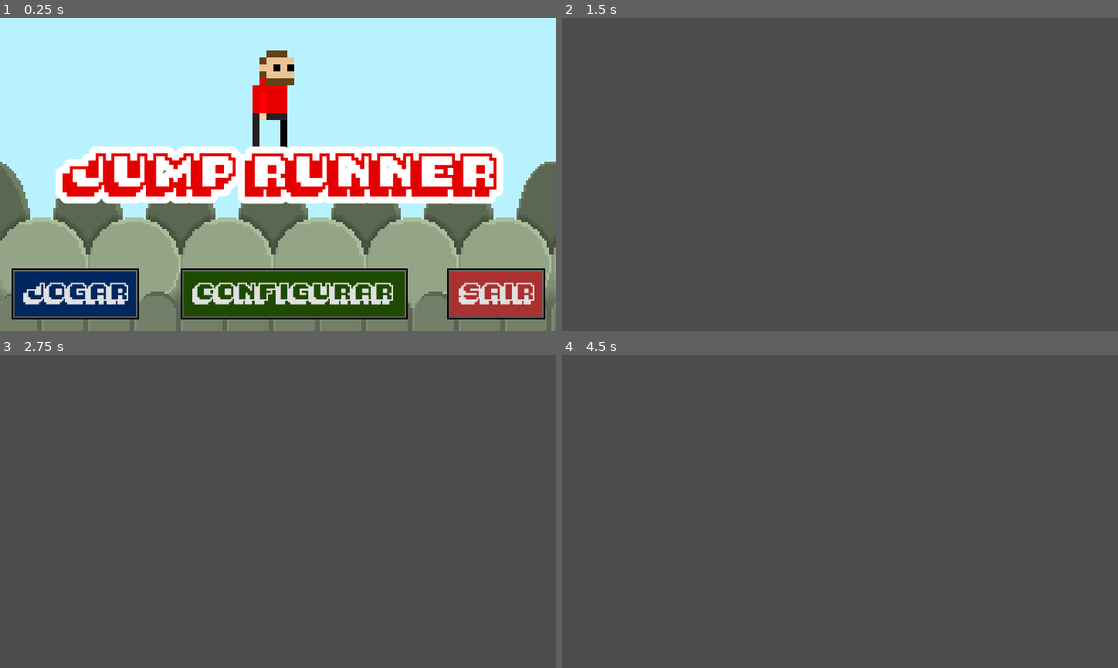
Above: before the commit, frames 1-4 (two rows, left to right).
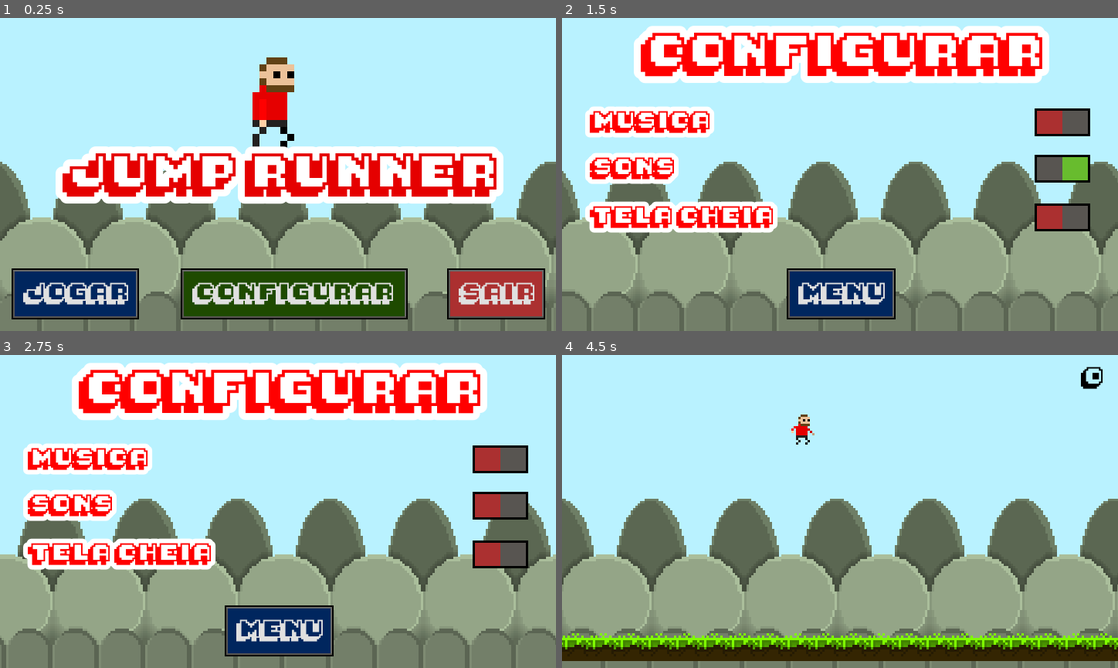
Above: after the commit, the same moments.

Repository: alexporcena/jumprunner
Game: Godot game, scene res://cenas/UIMenu.tscn
Two runs of this game, one before a commit and one after it. Both use one fixed random seed, a clock stepped at 60 frames per second and the inputs below.
Inputs (mouse positions are in pixels of both pictures, inside the frame that each line leads up to):
- Up to frame 1 (0.25 s): no input
- Up to frame 2 (1.5 s): click "CONFIGURAR" at 0.5 s; click (840, 121) at 1.25 s, where only the run after the commit has a clickable "MUSICA"
- Up to frame 3 (2.75 s): click (278, 505) at 2 s, where only the run after the commit has a clickable "SONS"
- Up to frame 4 (4.5 s): click (840, 552) at 2.75 s, where only the run after the commit has a clickable "TELA CHEIA"; click (840, 630) at 3.5 s, where only the run after the commit has a clickable "MENU"; click (639, 630) at 4.25 s, where only the run after the commit has a clickable "JOGAR"

The runs differ from the first frame. In frame 1, 1.1% of the frame differs, in the area x 45-53%, y 10-40%; in frame 2, 97%; in frame 3, 97%; in frame 4, 98%, in the area x 0-100%, y 0-100%.

Commit message:
Add files via upload

Diff:
--- a/cenas/UIConfiguracoes.tscn
+++ b/cenas/UIConfiguracoes.tscn
@@ -1,8 +1,172 @@
-[gd_scene format=2]
+[gd_scene load_steps=12 format=2]
+
+[ext_resource path="res://assets/fonte/Pixelmania.ttf" type="DynamicFontData" id=1]
+[ext_resource path="res://cenas/PlanodeFundo.tscn" type="PackedScene" id=2]
+[ext_resource path="res://assets/imagens/off.png" type="Texture" id=3]
+[ext_resource path="res://assets/imagens/on.png" type="Texture" id=4]
+[ext_resource path="res://assets/imagens/btn_blue.png" type="Texture" id=5]
+[ext_resource path="res://scripts/UIConfiguracoes.gd" type="Script" id=6]
+
+[sub_resource type="DynamicFont" id=1]
+size = 12
+outline_size = 3
+font_data = ExtResource( 1 )
+
+[sub_resource type="DynamicFont" id=2]
+size = 6
+outline_size = 2
+font_data = ExtResource( 1 )
+
+[sub_resource type="StyleBoxEmpty" id=3]
+
+[sub_resource type="DynamicFont" id=4]
+size = 6
+font_data = ExtResource( 1 )
+
+[sub_resource type="StyleBoxTexture" id=5]
+texture = ExtResource( 5 )
+region_rect = Rect2( 0, 0, 64, 32 )
+margin_left = 5.0
+margin_right = 5.0
+margin_top = 5.0
+margin_bottom = 5.0
 
 [node name="UIConfiguracoes" type="Control"]
 anchor_right = 1.0
 anchor_bottom = 1.0
+script = ExtResource( 6 )
 __meta__ = {
 "_edit_use_anchors_": false
 }
+
+[node name="PlanodeFundo" parent="." instance=ExtResource( 2 )]
+
+[node name="Label" type="Label" parent="."]
+anchor_left = 0.5
+anchor_right = 0.5
+margin_left = -86.5
+margin_top = 4.0
+margin_right = 86.5
+margin_bottom = 27.0
+custom_colors/font_color = Color( 1, 0, 0, 1 )
+custom_fonts/font = SubResource( 1 )
+text = "CONFIGURAR"
+__meta__ = {
+"_edit_use_anchors_": false
+}
+
+[node name="CheckButtonMusica" type="CheckButton" parent="."]
+anchor_left = 0.5
+anchor_top = 0.5
+anchor_right = 0.5
+anchor_bottom = 0.5
+margin_left = -108.0
+margin_top = -29.0
+margin_right = 108.0
+margin_bottom = -17.0
+custom_colors/font_color_disabled = Color( 1, 0, 0, 1 )
+custom_colors/font_color_focus = Color( 1, 0, 0, 1 )
+custom_colors/font_color_hover_pressed = Color( 1, 0, 0, 1 )
+custom_colors/font_color = Color( 1, 0, 0, 1 )
+custom_colors/font_color_hover = Color( 1, 0, 0, 1 )
+custom_colors/font_color_pressed = Color( 1, 0, 0, 1 )
+custom_fonts/font = SubResource( 2 )
+custom_icons/off = ExtResource( 3 )
+custom_icons/on_disabled = ExtResource( 4 )
+custom_icons/on = ExtResource( 4 )
+custom_icons/off_disabled = ExtResource( 3 )
+custom_styles/hover = SubResource( 3 )
+custom_styles/pressed = SubResource( 3 )
+custom_styles/focus = SubResource( 3 )
+custom_styles/disabled = SubResource( 3 )
+custom_styles/hover_pressed = SubResource( 3 )
+custom_styles/normal = SubResource( 3 )
+pressed = true
+text = "MUSICA"
+__meta__ = {
+"_edit_use_anchors_": false
+}
+
+[node name="CheckButtonSons" type="CheckButton" parent="."]
+anchor_left = 0.5
+anchor_top = 0.5
+anchor_right = 0.5
+anchor_bottom = 0.5
+margin_left = -108.0
+margin_top = -9.0
+margin_right = 108.0
+margin_bottom = 3.0
+custom_colors/font_color_disabled = Color( 1, 0, 0, 1 )
+custom_colors/font_color_focus = Color( 1, 0, 0, 1 )
+custom_colors/font_color_hover_pressed = Color( 1, 0, 0, 1 )
+custom_colors/font_color = Color( 1, 0, 0, 1 )
+custom_colors/font_color_hover = Color( 1, 0, 0, 1 )
+custom_colors/font_color_pressed = Color( 1, 0, 0, 1 )
+custom_fonts/font = SubResource( 2 )
+custom_icons/off = ExtResource( 3 )
+custom_icons/on_disabled = ExtResource( 4 )
+custom_icons/on = ExtResource( 4 )
+custom_icons/off_disabled = ExtResource( 3 )
+custom_styles/hover = SubResource( 3 )
+custom_styles/pressed = SubResource( 3 )
+custom_styles/focus = SubResource( 3 )
+custom_styles/disabled = SubResource( 3 )
+custom_styles/hover_pressed = SubResource( 3 )
+custom_styles/normal = SubResource( 3 )
+pressed = true
+text = "SONS"
+__meta__ = {
+"_edit_use_anchors_": false
+}
+
+[node name="CheckButtonTelaCheia" type="CheckButton" parent="."]
+anchor_left = 0.5
+anchor_top = 0.5
+anchor_right = 0.5
+anchor_bottom = 0.5
+margin_left = -108.0
+margin_top = 12.0
+margin_right = 108.0
+margin_bottom = 24.0
+custom_colors/font_color_disabled = Color( 1, 0, 0, 1 )
+custom_colors/font_color_focus = Color( 1, 0, 0, 1 )
+custom_colors/font_color_hover_pressed = Color( 1, 0, 0, 1 )
+custom_colors/font_color = Color( 1, 0, 0, 1 )
+custom_colors/font_color_hover = Color( 1, 0, 0, 1 )
+custom_colors/font_color_pressed = Color( 1, 0, 0, 1 )
+custom_fonts/font = SubResource( 2 )
+custom_icons/off = ExtResource( 3 )
+custom_icons/on_disabled = ExtResource( 4 )
+custom_icons/on = ExtResource( 4 )
+custom_icons/off_disabled = ExtResource( 3 )
+custom_styles/hover = SubResource( 3 )
+custom_styles/pressed = SubResource( 3 )
+custom_styles/focus = SubResource( 3 )
+custom_styles/disabled = SubResource( 3 )
+custom_styles/hover_pressed = SubResource( 3 )
+custom_styles/normal = SubResource( 3 )
+text = "TELA CHEIA"
+__meta__ = {
+"_edit_use_anchors_": false
+}
+
+[node name="ButtonMenu" type="Button" parent="."]
+anchor_left = 0.5
+anchor_top = 1.0
+anchor_right = 0.5
+anchor_bottom = 1.0
+margin_left = -23.5
+margin_top = -27.0
+margin_right = 23.5
+margin_bottom = -5.0
+custom_fonts/font = SubResource( 4 )
+custom_styles/normal = SubResource( 5 )
+text = "MENU"
+__meta__ = {
+"_edit_use_anchors_": false
+}
+
+[connection signal="toggled" from="CheckButtonMusica" to="." method="_on_CheckButtonMusica_toggled"]
+[connection signal="toggled" from="CheckButtonSons" to="." method="_on_CheckButtonSons_toggled"]
+[connection signal="toggled" from="CheckButtonTelaCheia" to="." method="_on_CheckButtonTelaCheia_toggled"]
+[connection signal="pressed" from="ButtonMenu" to="." method="_on_ButtonMenu_pressed"]
--- a/cenas/UIGameOver.tscn
+++ b/cenas/UIGameOver.tscn
@@ -1,8 +1,191 @@
-[gd_scene format=2]
+[gd_scene load_steps=18 format=2]
+
+[ext_resource path="res://cenas/PlanodeFundo.tscn" type="PackedScene" id=1]
+[ext_resource path="res://assets/fonte/Pixelmania.ttf" type="DynamicFontData" id=2]
+[ext_resource path="res://assets/imagens/btn_red.png" type="Texture" id=3]
+[ext_resource path="res://assets/imagens/btn_blue.png" type="Texture" id=4]
+[ext_resource path="res://assets/imagens/personagem.png" type="Texture" id=5]
+[ext_resource path="res://assets/imagens/btn_green.png" type="Texture" id=6]
+[ext_resource path="res://scripts/UIGameOver.gd" type="Script" id=7]
+
+[sub_resource type="AtlasTexture" id=1]
+atlas = ExtResource( 5 )
+region = Rect2( 0, 28, 10, 14 )
+
+[sub_resource type="AtlasTexture" id=2]
+atlas = ExtResource( 5 )
+region = Rect2( 10, 28, 10, 14 )
+
+[sub_resource type="SpriteFrames" id=3]
+animations = [ {
+"frames": [ SubResource( 1 ), SubResource( 2 ) ],
+"loop": true,
+"name": "default",
+"speed": 4.0
+} ]
+
+[sub_resource type="DynamicFont" id=4]
+size = 12
+outline_size = 3
+font_data = ExtResource( 2 )
+
+[sub_resource type="DynamicFont" id=5]
+size = 6
+outline_size = 3
+font_data = ExtResource( 2 )
+
+[sub_resource type="DynamicFont" id=6]
+size = 6
+outline_size = 3
+font_data = ExtResource( 2 )
+
+[sub_resource type="DynamicFont" id=7]
+size = 6
+font_data = ExtResource( 2 )
+
+[sub_resource type="StyleBoxTexture" id=8]
+texture = ExtResource( 4 )
+region_rect = Rect2( 0, 0, 64, 32 )
+margin_left = 5.0
+margin_right = 5.0
+margin_top = 5.0
+margin_bottom = 5.0
+
+[sub_resource type="StyleBoxTexture" id=9]
+texture = ExtResource( 6 )
+region_rect = Rect2( 0, 0, 64, 32 )
+margin_left = 5.0
+margin_right = 5.0
+margin_top = 5.0
+margin_bottom = 5.0
+
+[sub_resource type="StyleBoxTexture" id=10]
+texture = ExtResource( 3 )
+region_rect = Rect2( 0, 0, 64, 32 )
+margin_left = 5.0
+margin_right = 5.0
+margin_top = 5.0
+margin_bottom = 5.0
 
 [node name="UIGameOver" type="Control"]
 anchor_right = 1.0
 anchor_bottom = 1.0
+script = ExtResource( 7 )
 __meta__ = {
 "_edit_use_anchors_": false
 }
+
+[node name="PlanodeFundo" parent="." instance=ExtResource( 1 )]
+
+[node name="AnimatedSprite" type="AnimatedSprite" parent="."]
+position = Vector2( 72, 114 )
+scale = Vector2( 3, 3 )
+frames = SubResource( 3 )
+playing = true
+
+[node name="LabelGameOver" type="Label" parent="."]
+anchor_left = 0.5
+anchor_right = 0.5
+margin_left = -75.5
+margin_top = 12.0
+margin_right = 75.5
+margin_bottom = 35.0
+custom_colors/font_color = Color( 1, 0, 0, 1 )
+custom_fonts/font = SubResource( 4 )
+text = "GAME OVER"
+__meta__ = {
+"_edit_use_anchors_": false
+}
+
+[node name="LabelPontuacao" type="Label" parent="."]
+anchor_left = 0.5
+anchor_top = 0.5
+anchor_right = 0.5
+anchor_bottom = 0.5
+margin_left = -75.5
+margin_top = -24.0
+margin_right = 75.5
+margin_bottom = -12.0
+custom_colors/font_color = Color( 1, 0, 0, 1 )
+custom_fonts/font = SubResource( 5 )
+text = "0 PONTOS"
+align = 1
+__meta__ = {
+"_edit_use_anchors_": false
+}
+
+[node name="LabelRecorde" type="Label" parent="."]
+anchor_left = 0.5
+anchor_top = 0.5
+anchor_right = 0.5
+anchor_bottom = 0.5
+margin_left = -75.5
+margin_top = -6.0
+margin_right = 75.5
+margin_bottom = 6.0
+custom_colors/font_color = Color( 1, 0, 0, 1 )
+custom_fonts/font = SubResource( 6 )
+text = "RECORDE 0"
+align = 1
+__meta__ = {
+"_edit_use_anchors_": false
+}
+
+[node name="ButtonMenu" type="Button" parent="."]
+anchor_top = 1.0
+anchor_bottom = 1.0
+margin_left = 5.0
+margin_top = -27.0
+margin_right = 52.0
+margin_bottom = -5.0
+custom_fonts/font = SubResource( 7 )
+custom_styles/hover = SubResource( 8 )
+custom_styles/pressed = SubResource( 8 )
+custom_styles/focus = SubResource( 8 )
+custom_styles/disabled = SubResource( 8 )
+custom_styles/normal = SubResource( 8 )
+text = "MENU"
+__meta__ = {
+"_edit_use_anchors_": false
+}
+
+[node name="ButtonJogar" type="Button" parent="."]
+anchor_left = 0.5
+anchor_top = 1.0
+anchor_right = 0.5
+anchor_bottom = 1.0
+margin_left = -27.5
+margin_top = -27.0
+margin_right = 27.5
+margin_bottom = -5.0
+custom_fonts/font = SubResource( 7 )
+custom_styles/hover = SubResource( 9 )
+custom_styles/pressed = SubResource( 9 )
+custom_styles/focus = SubResource( 9 )
+custom_styles/disabled = SubResource( 9 )
+custom_styles/normal = SubResource( 9 )
+text = "JOGAR"
+__meta__ = {
+"_edit_use_anchors_": false
+}
+
+[node name="ButtonSair" type="Button" parent="."]
+anchor_left = 1.0
+anchor_top = 1.0
+anchor_right = 1.0
+anchor_bottom = 1.0
+margin_left = -52.0
+margin_top = -27.0
+margin_right = -5.0
+margin_bottom = -5.0
+custom_fonts/font = SubResource( 7 )
+custom_styles/hover = SubResource( 10 )
+custom_styles/pressed = SubResource( 10 )
+custom_styles/focus = SubResource( 10 )
+custom_styles/disabled = SubResource( 10 )
+custom_styles/normal = SubResource( 10 )
+text = "SAIR"
+
+[connection signal="pressed" from="ButtonMenu" to="." method="_on_ButtonMenu_pressed"]
+[connection signal="pressed" from="ButtonJogar" to="." method="_on_ButtonJogar_pressed"]
+[connection signal="pressed" from="ButtonSair" to="." method="_on_ButtonSair_pressed"]
--- a/cenas/UIMenu.tscn
+++ b/cenas/UIMenu.tscn
@@ -79,6 +79,7 @@
 position = Vector2( 118, 35 )
 scale = Vector2( 3, 3 )
 frames = SubResource( 3 )
+frame = 1
 playing = true
 
 [node name="LabelNomeJogo" type="Label" parent="."]
--- a/scripts/Jogo.gd
+++ b/scripts/Jogo.gd
@@ -2,4 +2,4 @@
 
 func _on_GameOverArea_body_entered(body):
 	if body is Personagem:
-		get_tree().change_scene("res://cenas/Jogo.tscn")
+		get_tree().change_scene("res://cenas/UIGameOver.tscn")
--- /dev/null
+++ b/scripts/UIConfiguracoes.gd
@@ -0,0 +1,13 @@
+extends Control
+
+func _on_CheckButtonMusica_toggled(button_pressed):
+	pass # Replace with function body.
+
+func _on_CheckButtonSons_toggled(button_pressed):
+	pass # Replace with function body.
+
+func _on_CheckButtonTelaCheia_toggled(button_pressed):
+	pass # Replace with function body.
+
+func _on_ButtonMenu_pressed():
+	get_tree().change_scene("res://cenas/UIMenu.tscn")
--- /dev/null
+++ b/scripts/UIGameOver.gd
@@ -0,0 +1,10 @@
+extends Control
+
+func _on_ButtonMenu_pressed():
+	get_tree().change_scene("res://cenas/UIMenu.tscn")
+
+func _on_ButtonJogar_pressed():
+	get_tree().change_scene("res://cenas/Jogo.tscn")
+
+func _on_ButtonSair_pressed():
+	get_tree().quit()
Binary file added: assets/imagens/off.png
Not shown, added: assets/imagens/off.png.import
Binary file added: assets/imagens/on.png
Not shown, added: assets/imagens/on.png.import
